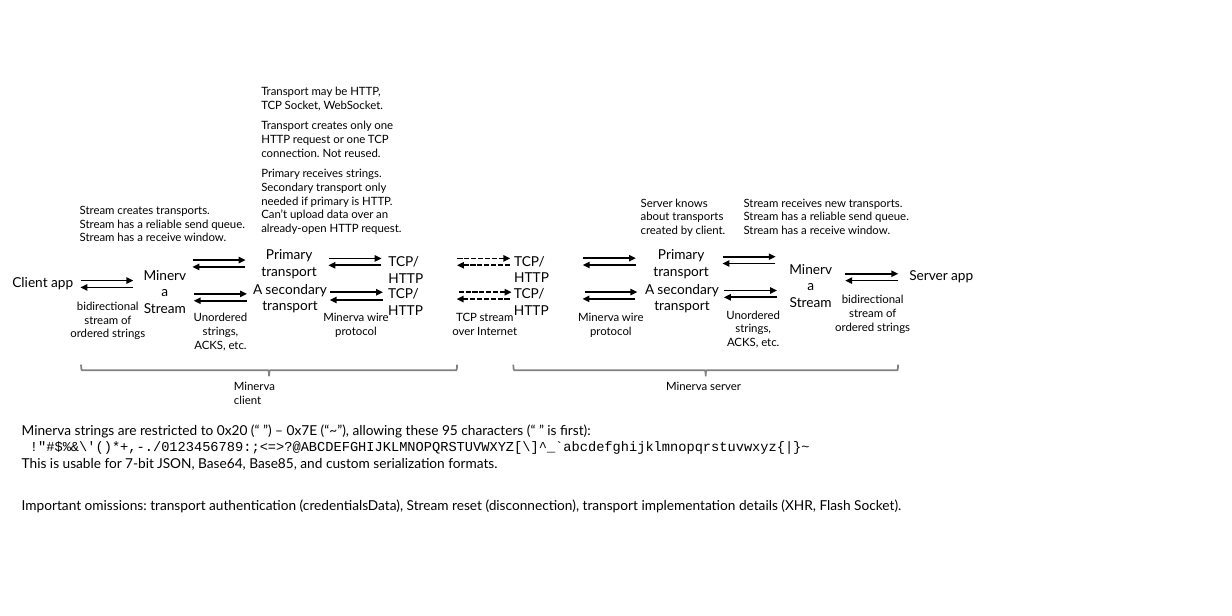
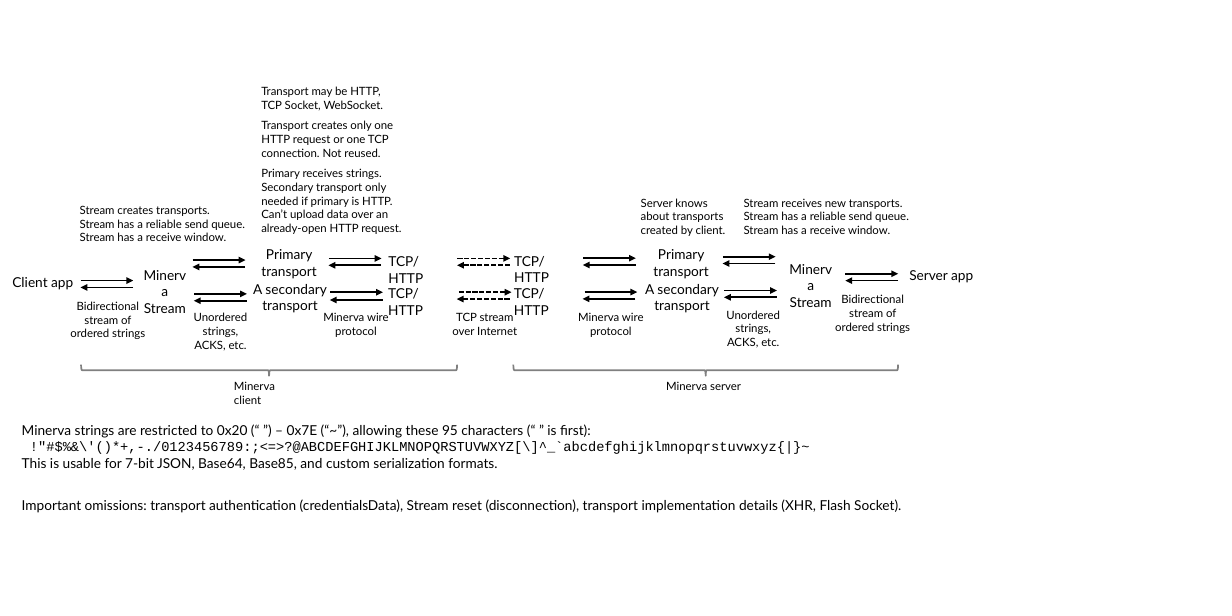
Before and after one commit to ludiosarchive/Minerva, a slide deck: slide 1 of docs/scope_overview.pptx. Drawn at 1232x616 pixels with LibreOffice and Linux fonts; fonts in the diff are those of the drawing. Boxes give left, top, right and bottom in pixels: in the first picture for what was removed or moved away, otherwise in the second. Text is boxed around its words. In the diff, an @@ line names an element or a change of style, - is before the commit and + after.

Commit message:
docs/scope_overview.pptx: capitalization fix

```diff
--- a/docs/scope_overview.pptx
+++ b/docs/scope_overview.pptx
@@ text at [835,294,910,333]: text changed @@
-bidirectional stream of ordered strings
+Bidirectional stream of ordered strings
@@ text at [70,301,145,339]: text changed @@
-bidirectional stream of ordered strings
+Bidirectional stream of ordered strings
```
